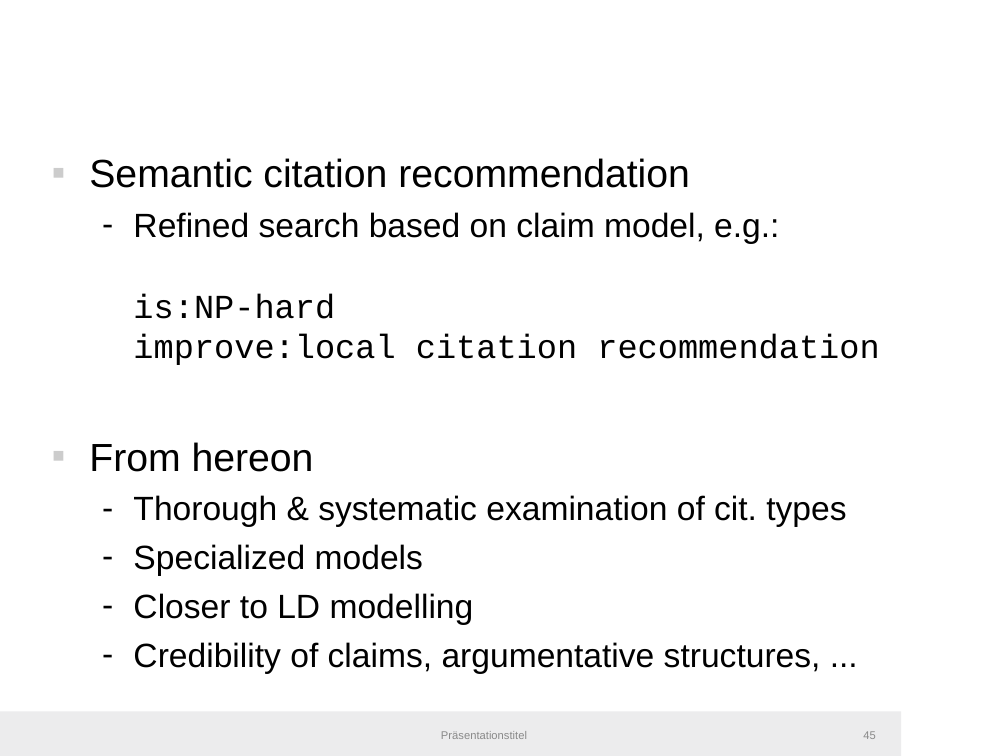
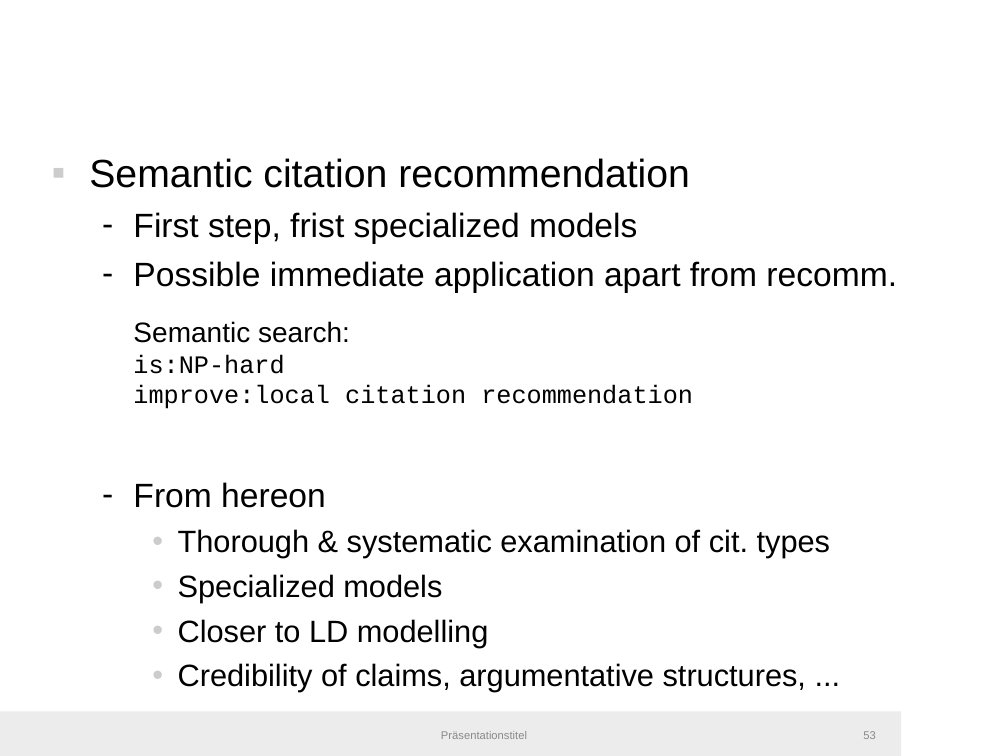
Before and after one commit to IllDepence/master_thesis, a slide deck: slide 53 of pres/pres.odp (slide 45 before the commit). Drawn at 1008x756 pixels with LibreOffice and Linux fonts; fonts in the diff are those of the drawing; background and template pictures are left out. Boxes give left, top, right and bottom in pixels: in the first picture for what was removed or moved away, otherwise in the second. Text is boxed around its words. In the diff, an @@ line names an element or a change of style, - is before the commit and + after.

```diff
--- a/pres/pres.odp
+++ b/pres/pres.odp
@@ text at box(133, 212, 897, 409): text changed; font Courier New to Arial @@
-  – Refined search based on claim model, e.g.:
-    is:NP-hard
-    improve:local citation recommendation
+  – First step, frist specialized models
+  – Possible immediate application apart from recomm.
+  Semantic search:
+  is:NP-hard
+  improve:local citation recommendation
@@ text at box(133, 482, 831, 692): size 28 to 24 pt in "From hereon"; size 24 to 22 pt in "Thorough & systematic examination of cit. types", "Specialized models", "Closer to LD modelling", "Credibility of claims, argumentative structures, ..."; bullet ▪ to -; list level 1 to 2 in "From hereon"; bullet colour #CCCCCC to #000000; bullet - to •; list level 2 to 3 in "Thorough & systematic examination of ..."; bullet colour #000000 to #CCCCCC; list level 2 to 3 in "Specialized models"; list level 2 to 3 in "Closer to LD modelling"; list level 2 to 3 in "Credibility of claims, argumentative structures, ..." @@
@@ page number at box(863, 731, 875, 739): text changed @@
-45
+53
```
Also in this commit, not shown: 10 other slides changed, 10 slides added, 4 slides removed, 5 other files.
